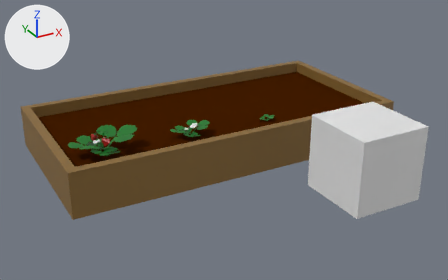
An edit to the Blender file stuff/Plants/Herbs/Strawberry/Model/Strawberry.blend, drawn before and after from the same camera.
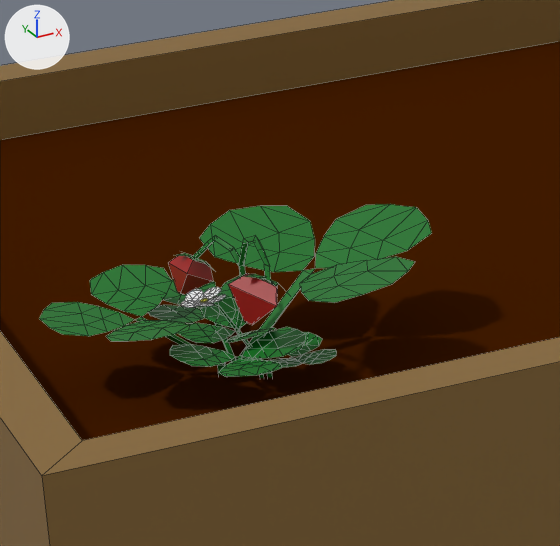
The first picture shows the older version from a camera (50 mm lens) standing at (-2.43, -10.43, 6.19) and looking at (3.58, 0.5, 0.72). The close-ups show both versions on the part from 13% to 36% of the width and 32% to 66% of the height of that picture; other places that the commit changed are outside them. Lighting does not change. The marker at upper left points along +X, +Y and +Z. The close-ups show mesh edges as thin lines.

In view in the first close-up: 'Bed Lowpolly', 'Big Strawberry.001'.
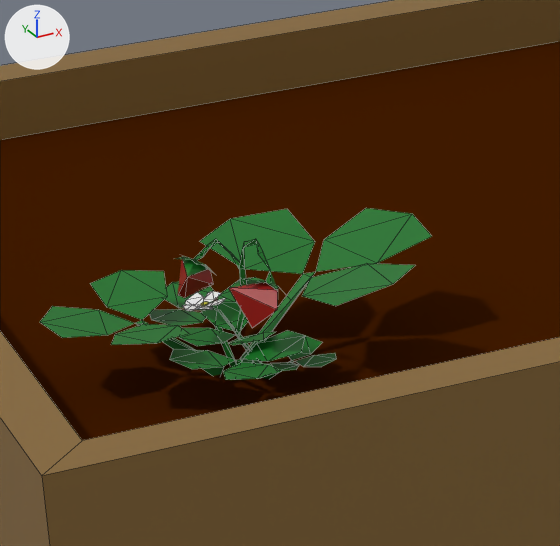
What differs and where, as boxes [x1, y1, x2, y2] in the close-ups (560 x 546 px):
'Big Strawberry.001', reshaped, moved
    before: [39, 204, 432, 378]
    after: [40, 208, 432, 380]
part 1 of me_cylinder_009, cut back
    before: [39, 204, 432, 378]
    after: [90, 208, 432, 371]

What the commit changed:
me_cylinder_009 is used by ob_big_strawberry_001; location (1.0, 1.0, 0.726); rotation (0.0, 0.0, 1.478), in degrees (0, 0, 85).
me_cylinder_009 had 491 vertices, 482 faces and spanned x -0.463..0.576, y -0.798..0.687, z 0.0..0.583.
me_cylinder_009 now has 243 vertices, 192 faces and spans x -0.463..0.566, y -0.784..0.687, z -0.012..0.583.
me_cylinder_009 part 1: 263 vertices removed from x -0.445..0.576, y -0.798..0.666, z 0.0..0.564; 15 vertices added at x -0.316..0.566, y -0.769..0.342, z -0.012..0.423.
Object 'Big Strawberry.001' (ob_big_strawberry_001) moves from (1.0, 1.0, 0.726) to (1.0, 1.0, 0.713).
